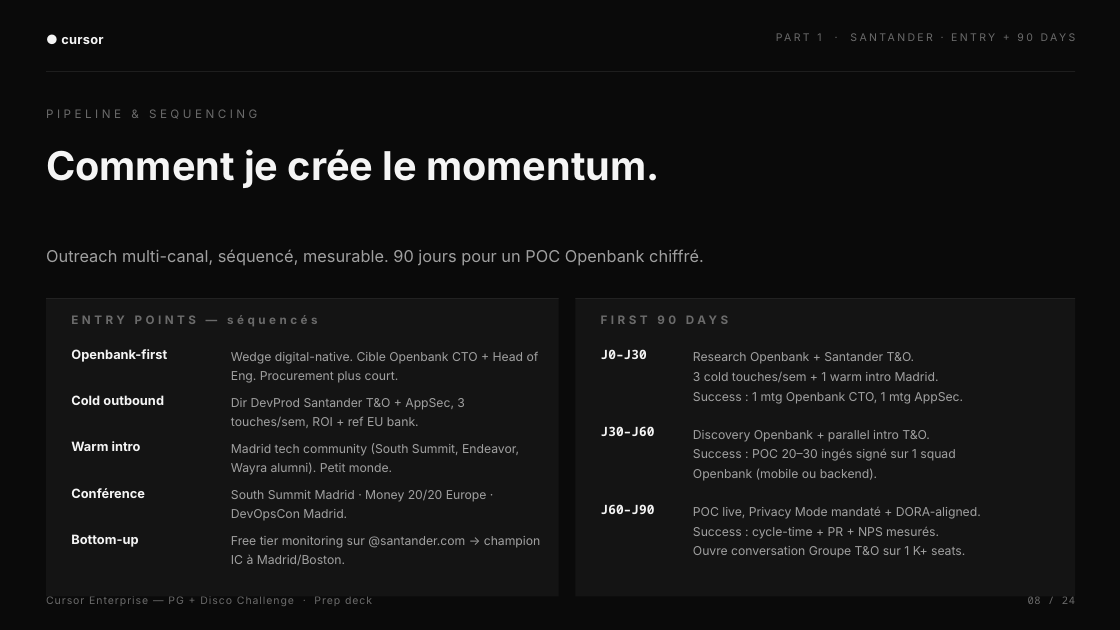
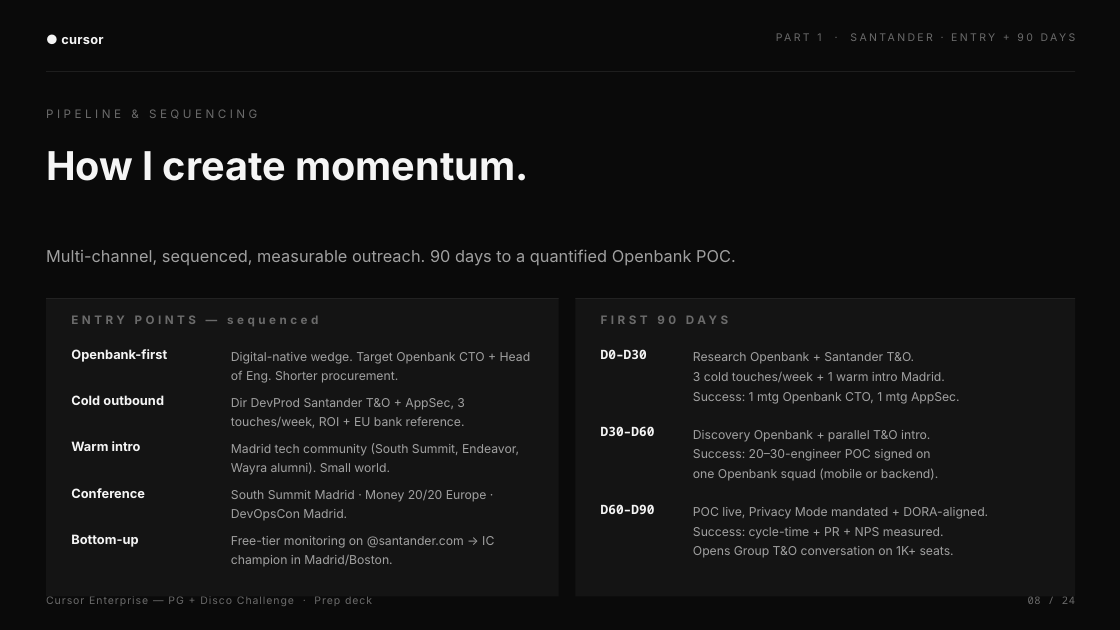
Before and after one commit to heliemonnoyeur-source/media-ae-cockpit, a slide deck: slide 8 of decks/Cursor_Enterprise_Disco_Challenge.pptx. Drawn at 1120x630 pixels with LibreOffice and Linux fonts; fonts in the diff are those of the drawing. Boxes give left, top, right and bottom in pixels: in the first picture for what was removed or moved away, otherwise in the second. Text is boxed around its words. In the diff, an @@ line names an element or a change of style, - is before the commit and + after.

```diff
--- a/decks/Cursor_Enterprise_Disco_Challenge.pptx
+++ b/decks/Cursor_Enterprise_Disco_Challenge.pptx
@@ text at [46, 151, 528, 181]: text changed @@
-Comment je crée le momentum.
+How I create momentum.
@@ text at [46, 249, 736, 266]: text changed @@
-Outreach multi-canal, séquencé, mesurable. 90 jours pour un POC Openbank chiffré.
+Multi-channel, sequenced, measurable outreach. 90 days to a quantified Openbank POC.
@@ text at [71, 315, 318, 326]: text changed @@
-ENTRY POINTS — séquencés
+ENTRY POINTS — sequenced
@@ text at [231, 352, 531, 383]: text changed @@
-Wedge digital-native. Cible Openbank CTO + Head of Eng. Procurement plus court.
+Digital-native wedge. Target Openbank CTO + Head of Eng. Shorter procurement.
@@ text at [601, 349, 647, 359]: text changed @@
-J0–J30
+D0–D30
@@ text at [693, 372, 960, 404]: text changed @@
-3 cold touches/sem + 1 warm intro Madrid.
-Success : 1 mtg Openbank CTO, 1 mtg AppSec.
+3 cold touches/week + 1 warm intro Madrid.
+Success: 1 mtg Openbank CTO, 1 mtg AppSec.
@@ text at [231, 398, 465, 428]: text changed @@
-Dir DevProd Santander T&O + AppSec, 3 touches/sem, ROI + ref EU bank.
+Dir DevProd Santander T&O + AppSec, 3 touches/week, ROI + EU bank reference.
@@ text at [231, 443, 519, 475]: text changed @@
-Madrid tech community (South Summit, Endeavor, Wayra alumni). Petit monde.
+Madrid tech community (South Summit, Endeavor, Wayra alumni). Small world.
@@ text at [601, 426, 655, 436]: text changed @@
-J30–J60
+D30–D60
@@ text at [693, 430, 938, 481]: text changed @@
-Discovery Openbank + parallel intro T&O.
-Success : POC 20–30 ingés signé sur 1 squad
-Openbank (mobile ou backend).
+Discovery Openbank + parallel T&O intro.
+Success: 20–30-engineer POC signed on
+one Openbank squad (mobile or backend).
@@ text at [71, 488, 145, 498]: text changed @@
-Conférence
+Conference
@@ text at [601, 504, 655, 514]: text changed @@
-J60–J90
+D60–D90
@@ text at [693, 507, 988, 558]: text changed @@
-POC live, Privacy Mode mandaté + DORA-aligned.
-Success : cycle-time + PR + NPS mesurés.
-Ouvre conversation Groupe T&O sur 1 K+ seats.
+POC live, Privacy Mode mandated + DORA-aligned.
+Success: cycle-time + PR + NPS measured.
+Opens Group T&O conversation on 1K+ seats.
@@ text at [231, 536, 494, 566]: text changed @@
-Free tier monitoring sur @santander.com → champion IC à Madrid/Boston.
+Free-tier monitoring on @santander.com → IC champion in Madrid/Boston.
```
Also in this commit, not shown: 22 other slides changed, 1 slide added, 1 slide removed, 27 other files.
